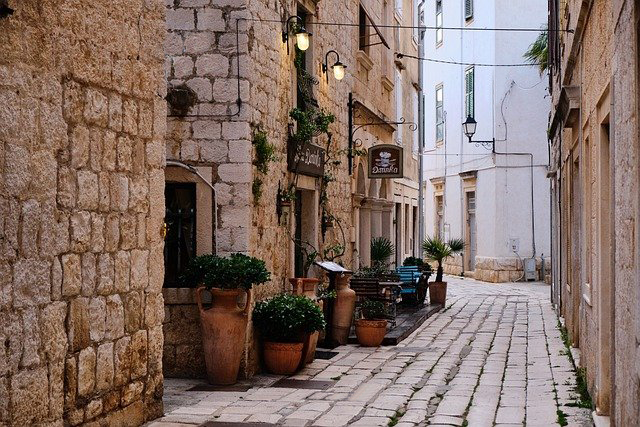
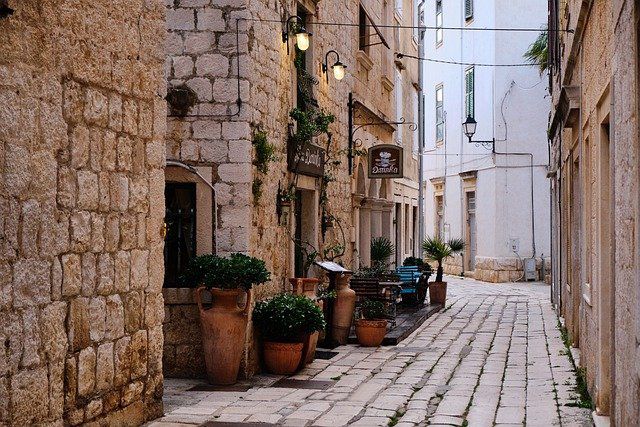
Before/after of a 640 × 427 layered artwork. What changed in the layer stack:
painted on "lvl-street-italy" over box(439, 356, 571, 427)
